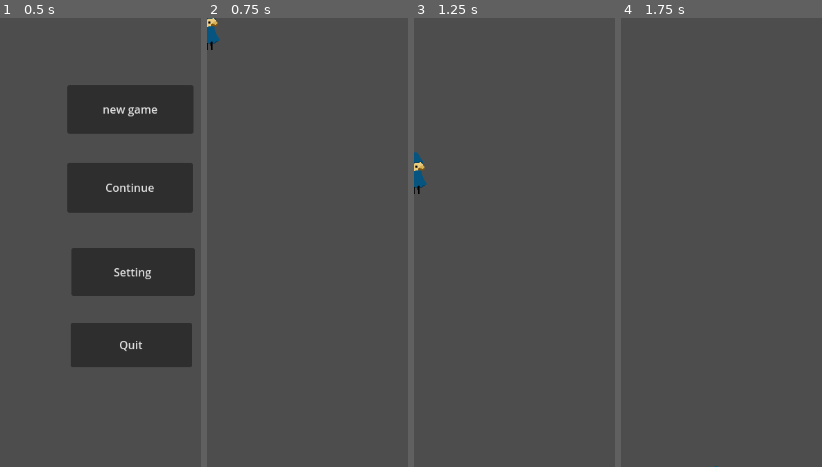
Above: before the commit, frames 1-4 (left to right).
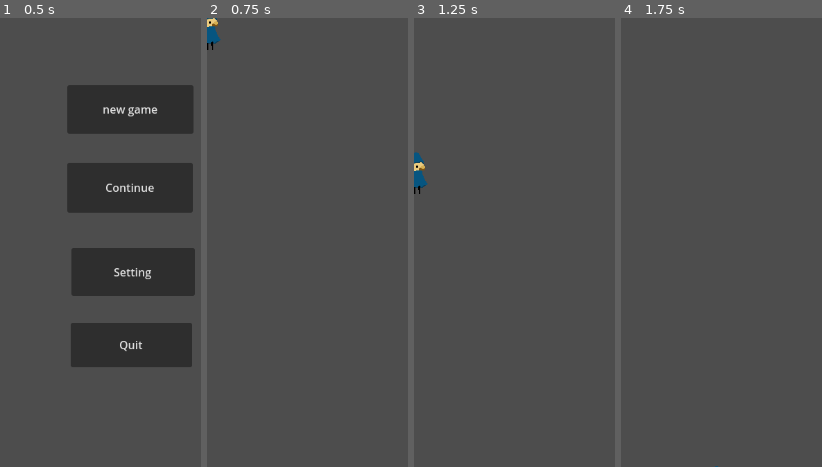
Above: after the commit, the same moments.

Repository: Spahgetti2/OFFICIAL-VIDEO-GAME-DESIGN-
Game: Godot game, scene res://main.tscn
Two runs of this game, one before a commit and one after it. Both use one fixed random seed, a clock stepped at 60 frames per second and the inputs below.
Inputs:
- Up to frame 1 (0.5 s): no input
- Up to frame 2 (0.75 s): click "new game" at 0.5 s
- Up to frame 3 (1.25 s): no input
- Up to frame 4 (1.75 s): tap Enter (ui_accept) at 1.25, 1.52 s; hold Right (ui_right) from 1.28 s (still down)

Frame 1 is identical in both runs. In frame 2, less than 0.1% of the frame differs, in the area x 0-7%, y 0-8%; in frame 3, less than 0.1%, in the area x 0-7%, y 29-40%; in frame 4, less than 0.1%.

Commit message:
Jus random
lalala

Diff:
--- a/png.tscn
+++ /dev/null
@@ -1,15 +0,0 @@
-[gd_scene load_steps=3 format=3 uid="uid://d2rdjj4fv4afj"]
-
-[ext_resource type="Texture2D" uid="uid://tn5hj5niwuxh" path="res://gnomeme.png" id="1_elvfo"]
-
-[sub_resource type="CircleShape2D" id="CircleShape2D_uqjfj"]
-radius = 32.311
-
-[node name="Gnome" type="CharacterBody2D"]
-
-[node name="CollisionShape2D" type="CollisionShape2D" parent="."]
-shape = SubResource("CircleShape2D_uqjfj")
-
-[node name="Gnomeme" type="Sprite2D" parent="."]
-position = Vector2(0, 1)
-texture = ExtResource("1_elvfo")
--- a/scene_1.tscn
+++ b/scene_1.tscn
@@ -5,3 +5,4 @@
 [node name="Main" type="Node2D"]
 
 [node name="Gnome" parent="." instance=ExtResource("1_je1vp")]
+position = Vector2(1, 0)
